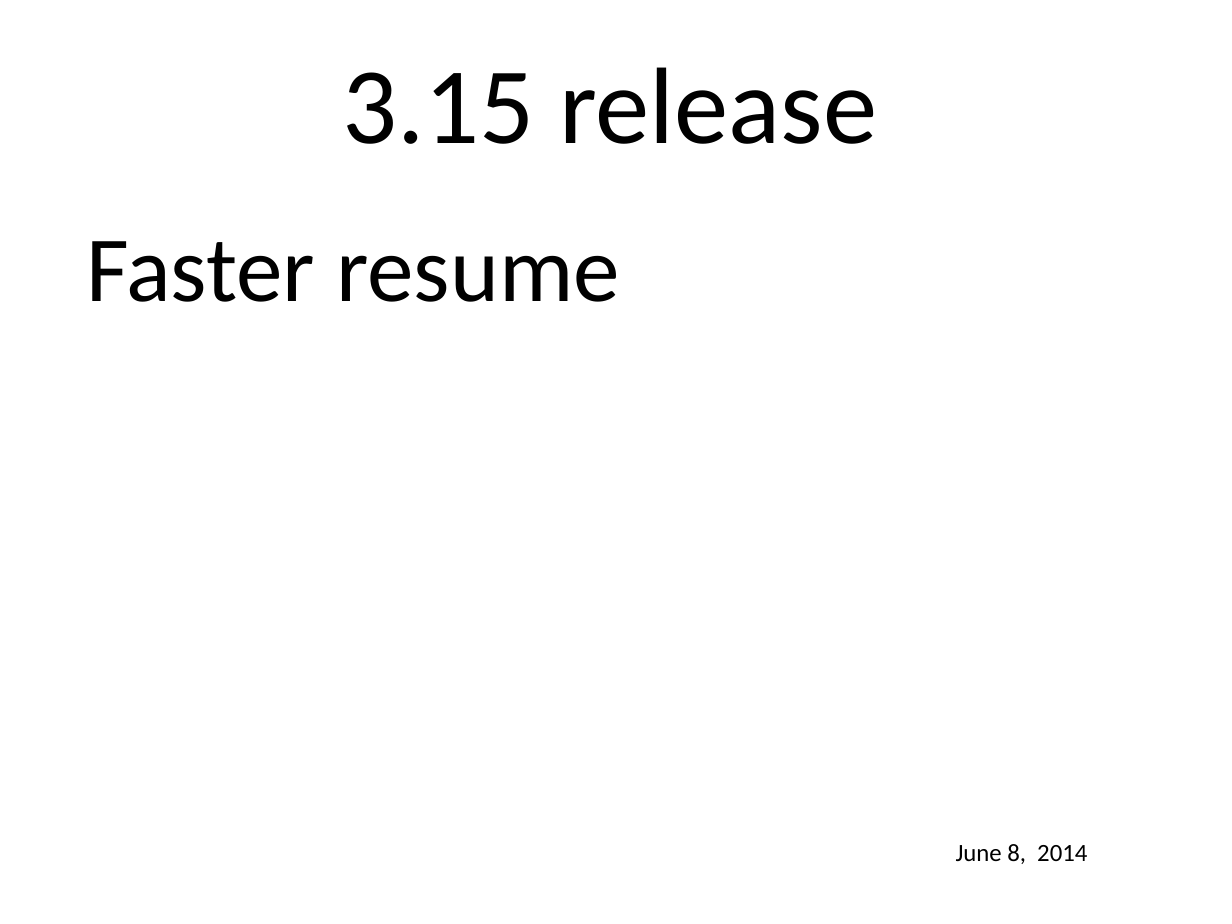
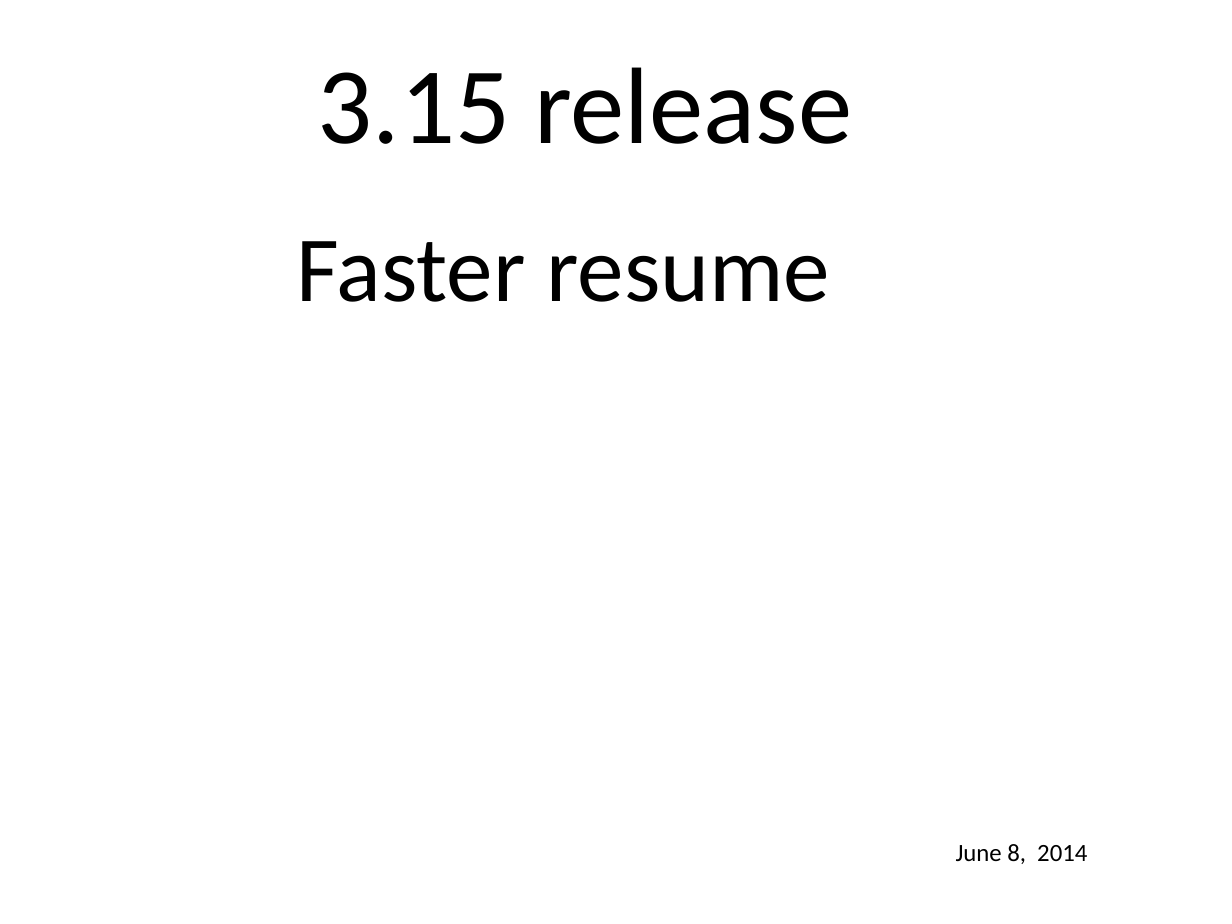
Before and after one commit to gregkh/kernel-development, a slide deck: slide 13 of lf_kernel-development.odp (slide 18 before the commit). Drawn at 1232x924 pixels with LibreOffice and Linux fonts; fonts in the diff are those of the drawing; background and template pictures are left out. Boxes give left, top, right and bottom in pixels: in the first picture for what was removed or moved away, otherwise in the second. Text is boxed around its words. In the diff, an @@ line names an element or a change of style, - is before the commit and + after.

```diff
--- a/lf_kernel-development.odp
+++ b/lf_kernel-development.odp
@@ text "3.15 release": place and size @@
-text "3.15 release" at [343, 67, 877, 144]
+text "3.15 release" at [318, 67, 853, 144]
@@ text "Faster resume": place and size @@
-text "Faster resume" at [86, 241, 619, 302]
+text "Faster resume" at [297, 241, 830, 302]
```
Also in this commit, not shown: 27 other slides changed, 1 slide removed, 1 other file.
